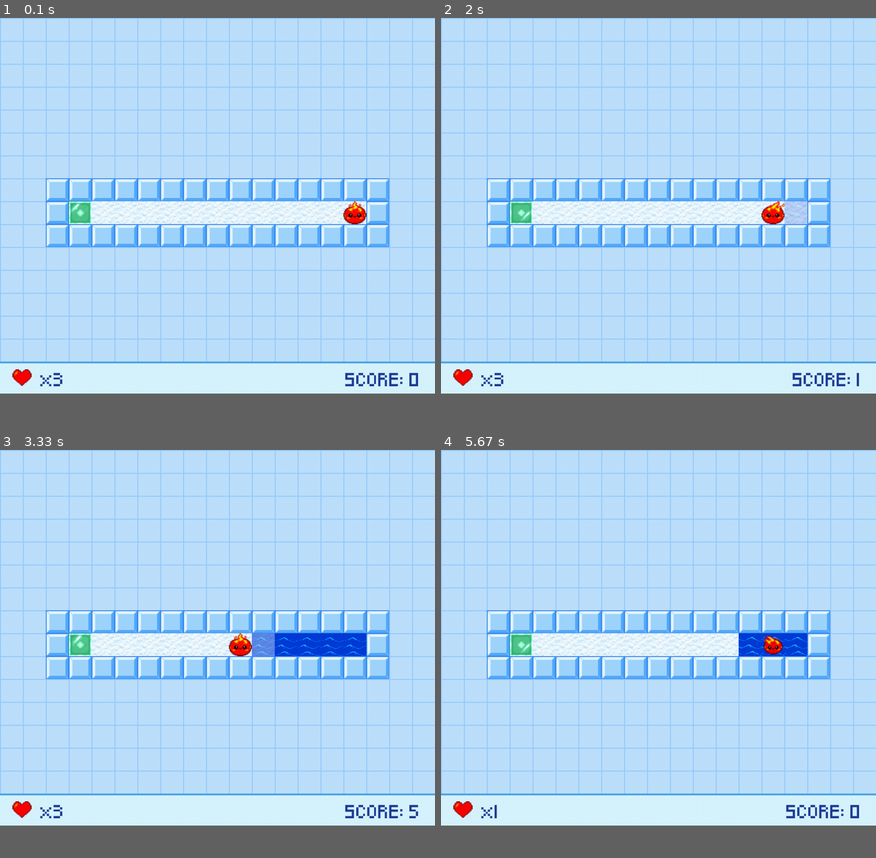
Above: before the commit, frames 1-4 (two rows, left to right).
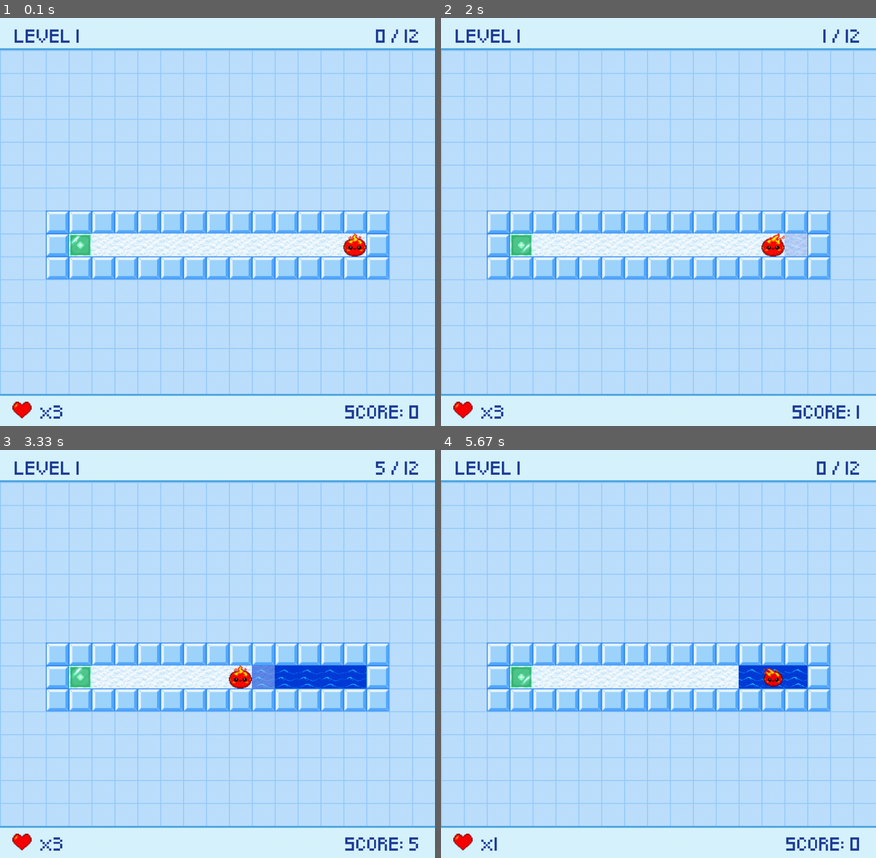
Above: after the commit, the same moments.

Repository: Pablo1Gustavo/Thin-Ice-Club-Penguin-PyGame
Game: pygame game, started from src/__main__.py
Same seed, same stepped clock (60 frames per second), same inputs: the game is played once before the commit and once after it.
Inputs:
- Up to frame 1 (0.1 s): no input
- Up to frame 2 (2 s): hold Right 0.33-0.8 s; hold Left from 1.83 s (still down)
- Up to frame 3 (3.33 s): release Left at 2.37 s; hold Down 2.4-2.7 s; hold Left 2.73-3.13 s
- Up to frame 4 (5.67 s): hold Right 3.57-4.2 s; hold Down 4.23-4.6 s; hold Left 4.63-5.1 s; hold Right 5.13-5.6 s; hold Up from 5.63 s (still down)
In our replay, the window is 900x776 before the commit and 900x843 after it. These sizes can differ from the game's own. Grey fills any space a smaller window leaves; there, only what the larger window draws over its background counts as a difference.

The runs differ from the first frame. In frame 1, 37% of the frame differs, in the area x 0-100%, y 0-99%; in frame 2, 37%; in frame 3, 37%; in frame 4, 37%.

Commit message:
feat: add top bar with current level and points

Diff:
--- a/src/level.py
+++ b/src/level.py
@@ -9,6 +9,11 @@
         data = tomllib.loads(path.read_text(encoding="utf-8"))
         self.tiles = [[Tile(TileType(symbol)) for symbol in row] for row in data["tiles"]]
         self.start = tuple(data["start"])
+        self.total_points = sum(
+            tile.kind in (TileType.ICE, TileType.DOUBLE_ICE)
+            for row in self.tiles
+            for tile in row
+        )
 
     def tile_at(self, x: int, y: int) -> Tile | None:
         if 0 <= y < len(self.tiles) and 0 <= x < len(self.tiles[y]):
--- a/src/render.py
+++ b/src/render.py
@@ -17,7 +17,9 @@
 HEART_SIZE = 48
 BOARD_WIDTH = 19
 BOARD_HEIGHT = 15
-WINDOW_SIZE = (BOARD_WIDTH * TILE_SIZE, BOARD_HEIGHT * TILE_SIZE + HUD_HEIGHT)
+BOARD_OFFSET_Y = HUD_HEIGHT
+BOTTOM_HUD_Y = BOARD_OFFSET_Y + BOARD_HEIGHT * TILE_SIZE
+WINDOW_SIZE = (BOARD_WIDTH * TILE_SIZE, BOARD_HEIGHT * TILE_SIZE + HUD_HEIGHT * 2)
 
 PLAYER_FRAME_DURATION_MS = 180
 TILE_FRAME_DURATION_MS = 240
@@ -36,6 +38,10 @@
     @staticmethod
     def smoothstep(progress: float) -> float:
         return progress * progress * (3 - 2 * progress)
+
+    @staticmethod
+    def grid_to_screen(x: int, y: int) -> tuple[int, int]:
+        return (x * TILE_SIZE, y * TILE_SIZE + BOARD_OFFSET_Y)
 
     def __init__(self, screen: pygame.Surface, root: Path) -> None:
         self.screen = screen
@@ -44,6 +50,9 @@
         self.end_font = pygame.font.Font(None, 48)
         self.fade_overlay = pygame.Surface(WINDOW_SIZE).convert()
         self.fade_overlay.fill((0, 0, 0))
+        self.win_message = self.end_font.render("You won! R: restart   Esc: quit", True, SCORE_COLOR)
+        self.win_box = self.win_message.get_rect(center=(WINDOW_SIZE[0] // 2, WINDOW_SIZE[1] // 2))
+        self.win_bg_box = self.win_box.inflate(20, 16)
 
         textures = root / "Textures"
         self.player_images = [
@@ -56,6 +65,9 @@
         self.heart_image = pygame.transform.smoothscale(
             pygame.image.load(textures / "Heart.png").convert_alpha(),
             (HEART_SIZE, HEART_SIZE),
+        )
+        self.heart_rect = self.heart_image.get_rect(
+            topleft=(24, BOTTOM_HUD_Y + (HUD_HEIGHT - HEART_SIZE) // 2)
         )
 
         def load_tile_frames(name: str, count: int = 1) -> list[pygame.Surface]:
@@ -83,14 +95,14 @@
         self.hud_text_values = None
 
     def reset_level(self, player: Player) -> None:
-        self.move_start = (player.x * TILE_SIZE, player.y * TILE_SIZE)
+        self.move_start = self.grid_to_screen(player.x, player.y)
         self.move_elapsed_ms = MOVEMENT_DURATION_MS
         self.melting_tiles = {}
 
     def player_position(self, player: Player) -> tuple[int, int]:
         progress = min(self.move_elapsed_ms / MOVEMENT_DURATION_MS, 1)
         eased = self.smoothstep(progress)
-        target_x, target_y = player.x * TILE_SIZE, player.y * TILE_SIZE
+        target_x, target_y = self.grid_to_screen(player.x, player.y)
         start_x, start_y = self.move_start
         return (
             round(start_x + (target_x - start_x) * eased),
@@ -107,7 +119,38 @@
         self.animation_elapsed_ms += elapsed_ms
         self.move_elapsed_ms = min(self.move_elapsed_ms + elapsed_ms, MOVEMENT_DURATION_MS)
 
-    def draw(self, game: Game) -> None:
+    def _update_hud_texts(self, game: Game) -> None:
+        level_display = min(game.level_index + 1, len(game.level_paths))
+        hud_text_values = (
+            game.score,
+            game.player.lives,
+            level_display,
+            game.level_score,
+            game.level.total_points,
+        )
+        if hud_text_values != self.hud_text_values:
+            render_text = lambda text: self.font.render(text, True, SCORE_COLOR)
+            self.score_text = render_text(f"SCORE: {game.score}")
+            self.score_rect = self.score_text.get_rect(
+                midright=(WINDOW_SIZE[0] - 32, BOTTOM_HUD_Y + HUD_HEIGHT // 2)
+            )
+            self.lives_text = render_text(f"x{game.player.lives}")
+            self.lives_rect = self.lives_text.get_rect(
+                midleft=(self.heart_rect.right + 16, BOTTOM_HUD_Y + HUD_HEIGHT // 2)
+            )
+            self.level_text = render_text(f"LEVEL {level_display}")
+            self.level_rect = self.level_text.get_rect(
+                midleft=(32, HUD_HEIGHT // 2)
+            )
+            self.progress_text = render_text(
+                f"{game.level_score} / {game.level.total_points}"
+            )
+            self.progress_rect = self.progress_text.get_rect(
+                midright=(WINDOW_SIZE[0] - 32, HUD_HEIGHT // 2)
+            )
+            self.hud_text_values = hud_text_values
+
+    def _draw_tiles(self, game: Game) -> None:
         tile_frame_index = self.animation_elapsed_ms // TILE_FRAME_DURATION_MS
         tile_frames = {
             kind: frames[tile_frame_index % len(frames)]
@@ -115,7 +158,7 @@
         }
         for y, row in enumerate(game.level.tiles):
             for x, tile in enumerate(row):
-                position = (x * TILE_SIZE, y * TILE_SIZE)
+                position = self.grid_to_screen(x, y)
                 self.screen.blit(tile_frames[tile.kind], position)
                 if tile.kind is TileType.WATER and (x, y) in self.melting_tiles:
                     elapsed = self.animation_elapsed_ms - self.melting_tiles[x, y]
@@ -127,24 +170,30 @@
                         ice_overlay.set_alpha(alpha)
                         self.screen.blit(ice_overlay, position)
 
-        hud_y = BOARD_HEIGHT * TILE_SIZE
-        pygame.draw.rect(self.screen, HUD_COLOR, (0, hud_y, WINDOW_SIZE[0], HUD_HEIGHT))
-        pygame.draw.rect(self.screen, HUD_BORDER_COLOR, (0, hud_y, WINDOW_SIZE[0], 4))
-        heart_rect = self.heart_image.get_rect(topleft=(24, hud_y + (HUD_HEIGHT - HEART_SIZE) // 2))
-        self.screen.blit(self.heart_image, heart_rect)
-        hud_text_values = (game.score, game.player.lives)
-        if hud_text_values != self.hud_text_values:
-            self.score_text = self.font.render(f"SCORE: {game.score}", True, SCORE_COLOR)
-            self.lives_text = self.font.render(f"x{game.player.lives}", True, SCORE_COLOR)
-            self.hud_text_values = hud_text_values
-        self.screen.blit(self.score_text, self.score_text.get_rect(midright=(WINDOW_SIZE[0] - 32, hud_y + HUD_HEIGHT // 2)))
-        self.screen.blit(self.lives_text, self.lives_text.get_rect(midleft=(heart_rect.right + 16, hud_y + HUD_HEIGHT // 2)))
-
+    def _draw_hud_bar(self, y: int, border_y: int) -> None:
+        pygame.draw.rect(self.screen, HUD_COLOR, (0, y, WINDOW_SIZE[0], HUD_HEIGHT))
+        pygame.draw.rect(self.screen, HUD_BORDER_COLOR, (0, border_y, WINDOW_SIZE[0], 4))
+
+    def _draw_top_hud(self) -> None:
+        self._draw_hud_bar(0, HUD_HEIGHT - 4)
+        self.screen.blit(self.level_text, self.level_rect)
+        self.screen.blit(self.progress_text, self.progress_rect)
+
+    def _draw_bottom_hud(self) -> None:
+        self._draw_hud_bar(BOTTOM_HUD_Y, BOTTOM_HUD_Y)
+        self.screen.blit(self.heart_image, self.heart_rect)
+        self.screen.blit(self.lives_text, self.lives_rect)
+        self.screen.blit(self.score_text, self.score_rect)
+
+    def _draw_player(self, game: Game) -> None:
         frame_index = (self.animation_elapsed_ms // PLAYER_FRAME_DURATION_MS) % len(self.player_images)
         player_image = self.player_images[frame_index]
         player_position = self.player_position(game.player)
         if game.fall_elapsed_ms is not None:
-            shrink_progress = max(0, (game.fall_elapsed_ms - MOVEMENT_DURATION_MS) / (FALL_DURATION_MS - MOVEMENT_DURATION_MS))
+            shrink_progress = max(
+                0,
+                (game.fall_elapsed_ms - MOVEMENT_DURATION_MS) / (FALL_DURATION_MS - MOVEMENT_DURATION_MS),
+            )
             size = max(1, round(TILE_SIZE * (1 - shrink_progress**2)))
             player_image = pygame.transform.smoothscale(player_image, (size, size))
             player_position = player_image.get_rect(
@@ -152,16 +201,28 @@
             )
         self.screen.blit(player_image, player_position)
 
+    def _draw_win_message(self) -> None:
+        pygame.draw.rect(self.screen, ICE_COLOR, self.win_bg_box)
+        self.screen.blit(self.win_message, self.win_box)
+
+    def _draw_transition(self, game: Game) -> None:
+        if game.transition_elapsed_ms is None:
+            return
+        midpoint = LEVEL_TRANSITION_DURATION_MS // 2
+        progress = (
+            min(game.transition_elapsed_ms, LEVEL_TRANSITION_DURATION_MS - game.transition_elapsed_ms)
+            / midpoint
+        )
+        self.fade_overlay.set_alpha(round(255 * self.smoothstep(progress)))
+        self.screen.blit(self.fade_overlay, (0, 0))
+
+    def draw(self, game: Game) -> None:
+        self._update_hud_texts(game)
+        self._draw_tiles(game)
+        self._draw_top_hud()
+        self._draw_bottom_hud()
+        self._draw_player(game)
         if game.won:
-            message = self.end_font.render("You won! R: restart   Esc: quit", True, SCORE_COLOR)
-            box = message.get_rect(center=(WINDOW_SIZE[0] // 2, WINDOW_SIZE[1] // 2))
-            pygame.draw.rect(self.screen, ICE_COLOR, box.inflate(20, 16))
-            self.screen.blit(message, box)
-
-        if game.transition_elapsed_ms is not None:
-            midpoint = LEVEL_TRANSITION_DURATION_MS // 2
-            progress = min(game.transition_elapsed_ms, LEVEL_TRANSITION_DURATION_MS - game.transition_elapsed_ms) / midpoint
-            self.fade_overlay.set_alpha(round(255 * self.smoothstep(progress)))
-            self.screen.blit(self.fade_overlay, (0, 0))
-
+            self._draw_win_message()
+        self._draw_transition(game)
         pygame.display.flip()
